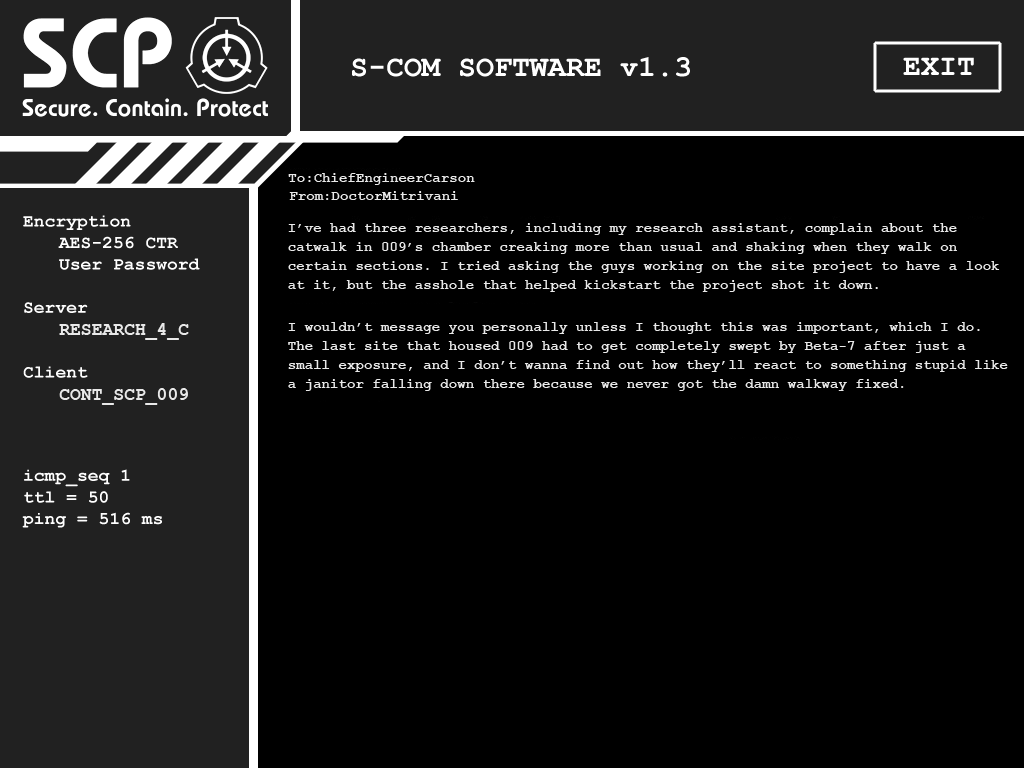
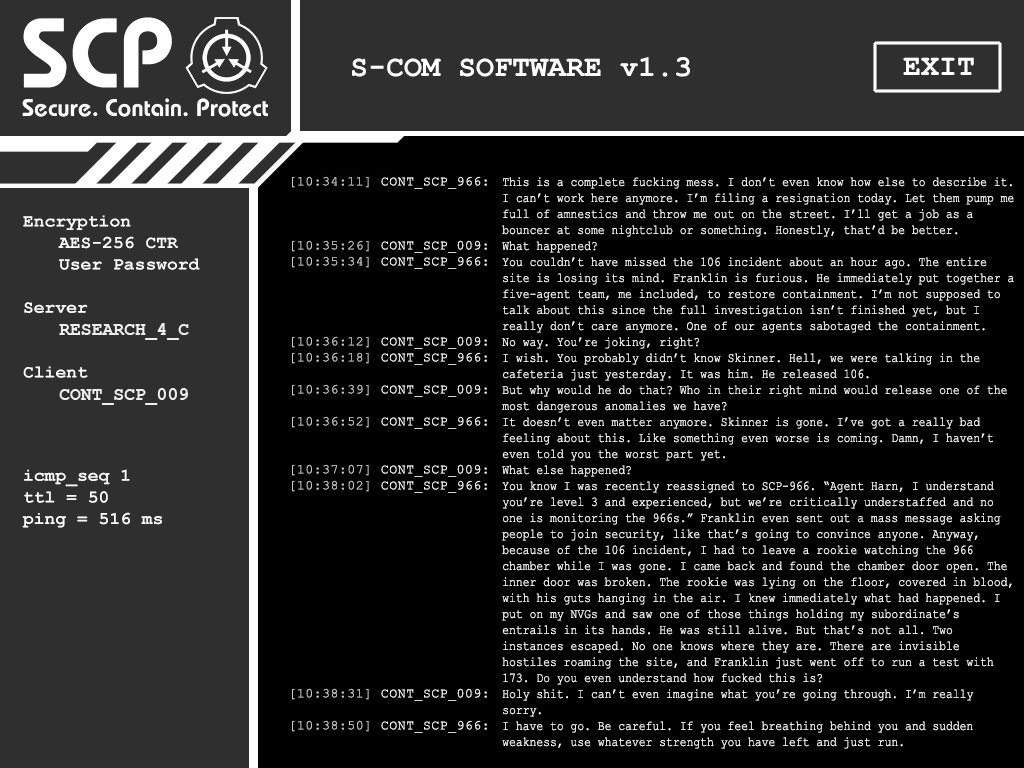
The second 1024×768 image is a revision of the first. Changes to its layers:
removed layer "RESEARCH_4_C" over 59, 323, 189, 340
renamed "Layer 1" to "Слой 1", hid it, moved it above "[10:34:11] CONT_SCP_966:", painted on it over 0, 0, 1024, 768
renamed "To:ChiefEngineerCarson" to "[10:34:11] CONT_SCP_966:", moved it above "[10:35:26] CONT_SCP_009:", painted on it over 288, 173, 487, 189
removed layer "CONT_SCP_009" over 59, 388, 188, 405
added layer "[10:35:26] CONT_SCP_009:" above "[10:35:34] CONT_SCP_966:" over 292, 240, 487, 253
added layer "[10:35:34] CONT_SCP_966:" above "[10:36:12] CONT_SCP_009:" over 292, 256, 487, 269
added layer "[10:36:12] CONT_SCP_009:" above "[10:36:18] CONT_SCP_966:" over 292, 336, 487, 349
added layer "[10:36:18] CONT_SCP_966:" above "[10:36:39] CONT_SCP_009:" over 292, 352, 487, 365
added layer "[10:36:39] CONT_SCP_009:" above "[10:36:52] CONT_SCP_966:" over 292, 384, 487, 397
added layer "[10:36:52] CONT_SCP_966:" above "[10:37:07] CONT_SCP_009:" over 292, 416, 487, 429
added layer "[10:37:07] CONT_SCP_009:" above "[10:38:02] CONT_SCP_966:" over 292, 464, 487, 477
added layer "[10:38:02] CONT_SCP_966:" above "[10:38:31] CONT_SCP_009:" over 292, 480, 487, 493
added layer "[10:38:31] CONT_SCP_009:" above "[10:38:50] CONT_SCP_966:" over 292, 688, 487, 701
added layer "[10:38:50] CONT_SCP_966:" above "This is a complete fucking mess. I don’t even know how else to" over 292, 720, 487, 733
renamed "From:DoctorMitrivani" to "This is a complete fucking mess. I don’t even know how else to", painted on it over 289, 177, 1014, 749
removed layer "I’ve had three researchers, including my research assistant, co" over 288, 223, 1008, 391
renamed "Background" to "Фон", painted on it over 0, 0, 1024, 768